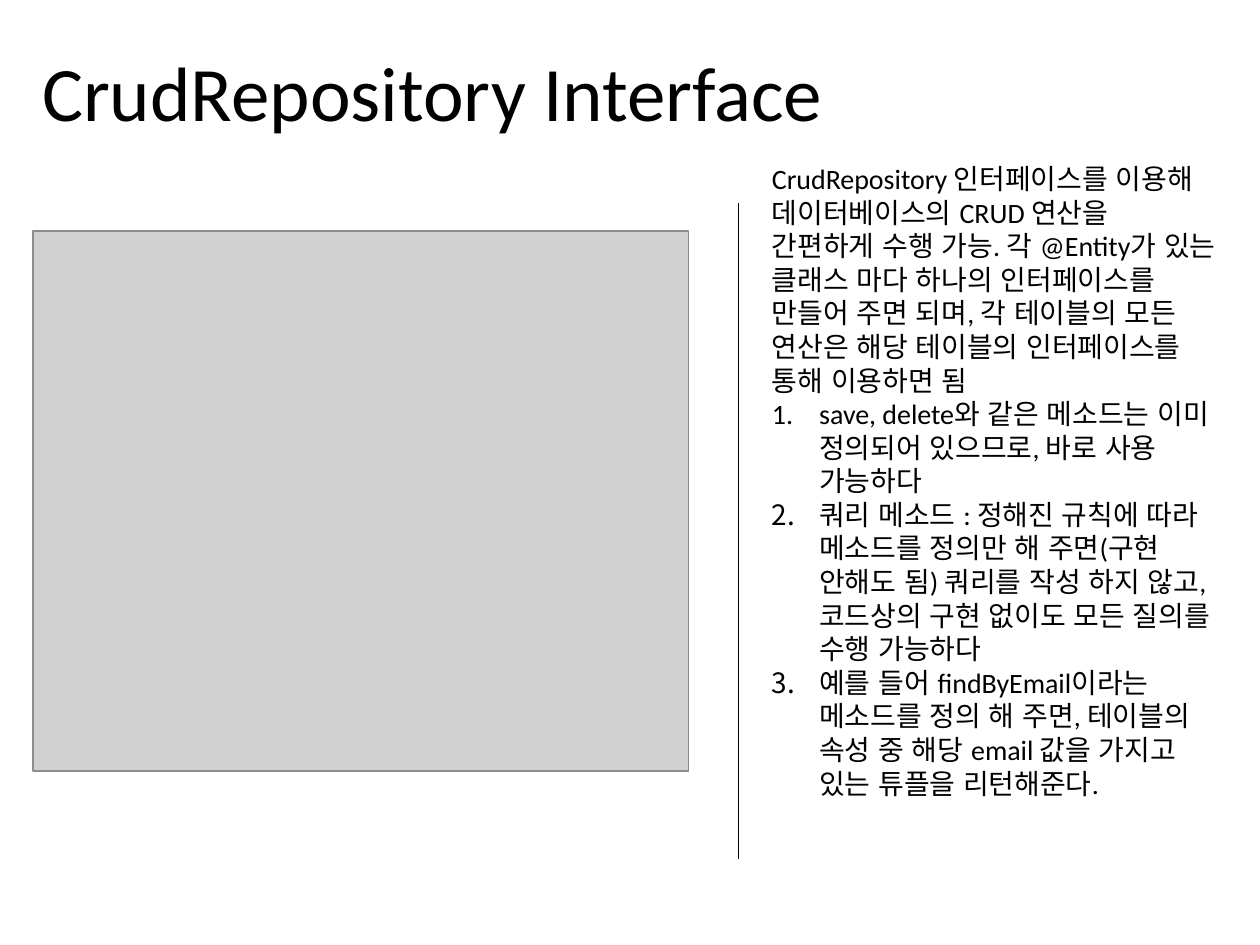
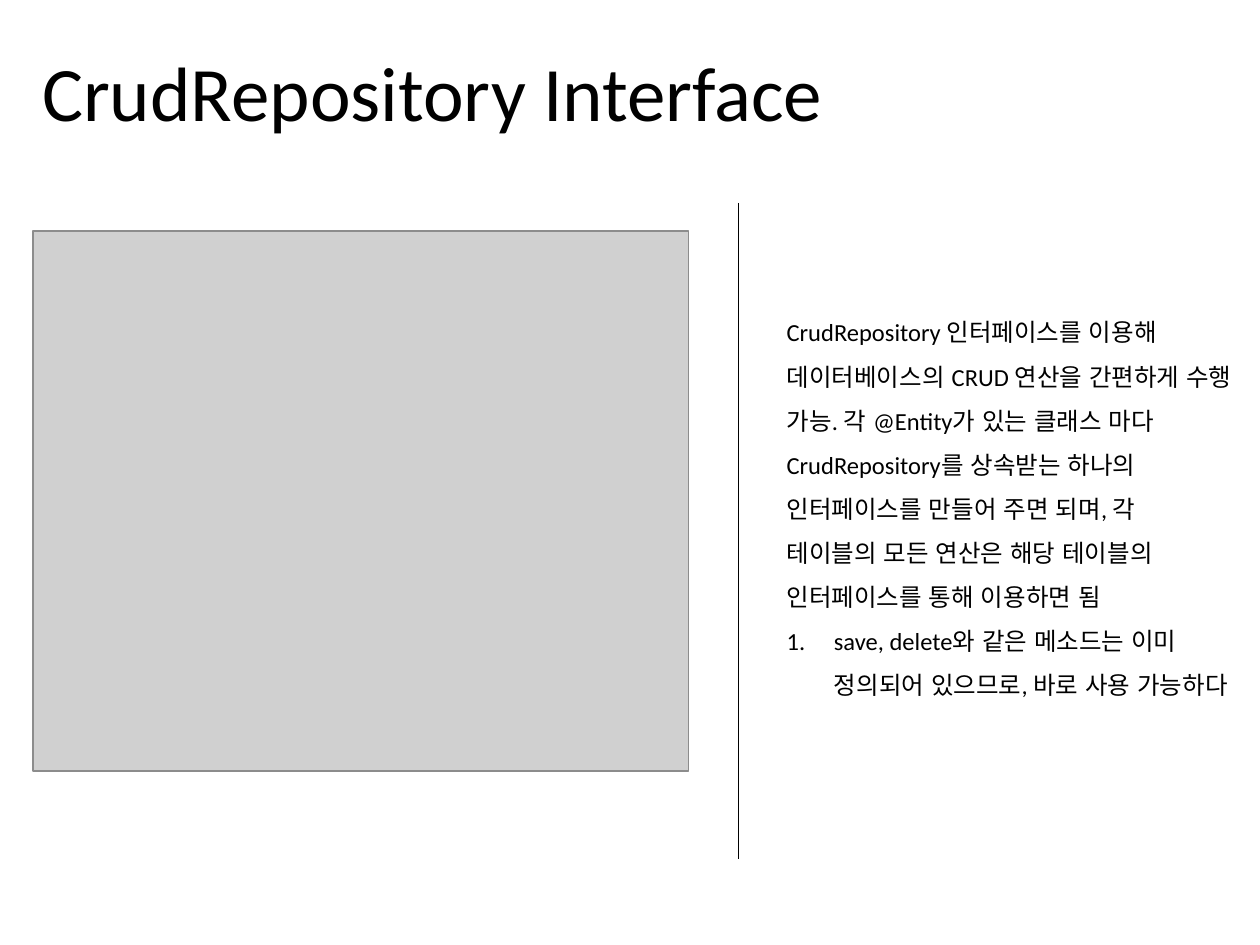
Before and after one commit to jisukim97/ChemicalManagementApplication, a slide deck: slide 7 of Document/2_Software Architect Documentation/Software Architecture Documentation 1.0.pptx. Drawn at 1260x945 pixels with LibreOffice and Linux fonts; fonts in the diff are those of the drawing; grey boxes stand for pictures. Boxes give left, top, right and bottom in pixels: in the first picture for what was removed or moved away, otherwise in the second. Text is boxed around its words. In the diff, an @@ line names an element or a change of style, - is before the commit and + after.

```diff
--- a/Document/2_Software Architect Documentation/Software Architecture Documentation 1.0.pptx
+++ b/Document/2_Software Architect Documentation/Software Architecture Documentation 1.0.pptx
@@ text "CrudRepository 인터페이스를 이용해 데이터베이스의 CRUD ...": place and size @@
-text "CrudRepository 인터페이스를 이용해 데이터베이스의 CRUD ..." at (772, 166, 1215, 797)
+text "CrudRepository 인터페이스를 이용해 데이터베이스의 CRUD ..." at (787, 320, 1231, 697)
@@ text at (787, 320, 1231, 608): text changed; size 16 to 14 pt @@
-CrudRepository 인터페이스를 이용해 데이터베이스의 CRUD 연산을 간편하게 수행 가능. 각 @Entity가 있는 클래스 마다 하나의 인터페이스를 만들어 주면 되며, 각 테이블의 모든 연산은 해당 테이블의 인터페이스를 통해 이용하면 됨
+CrudRepository 인터페이스를 이용해 데이터베이스의 CRUD 연산을 간편하게 수행 가능. 각 @Entity가 있는 클래스 마다 CrudRepository를 상속받는 하나의 인터페이스를 만들어 주면 되며, 각 테이블의 모든 연산은 해당 테이블의 인터페이스를 통해 이용하면 됨
@@ text at (819, 501, 1210, 797): paragraphs removed @@
-2. 쿼리 메소드 : 정해진 규칙에 따라 메소드를 정의만 해 주면(구현 안해도 됨) 쿼리를 작성 하지 않고, 코드상의 구현 없이도 모든 질의를 수행 가능하다
-3. 예를 들어 findByEmail이라는 메소드를 정의 해 주면, 테이블의 속성 중 해당 email 값을 가지고 있는 튜플을 리턴해준다.
@@ text at (834, 629, 1227, 697): size 16 to 14 pt in "save, delete와 같은 메소드는 이미 정의되어 있으므로, ..."; line spacing 1 to 1.5 @@
```
Also in this commit, not shown: 7 other slides changed, 2 slides added, 1 other file.
